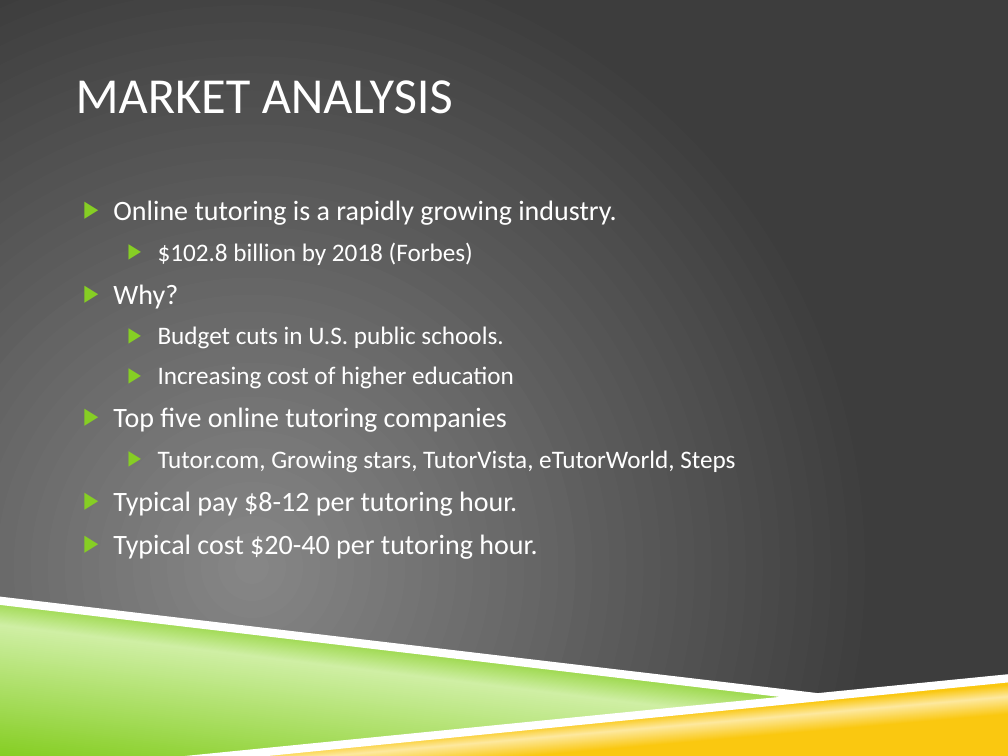
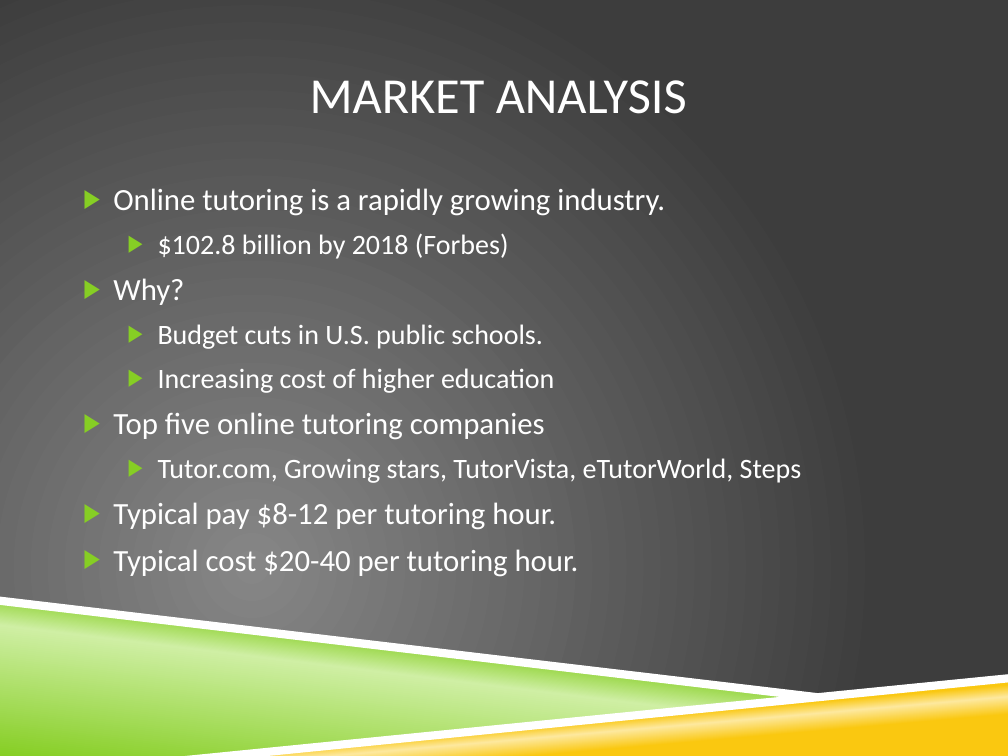
Before and after one commit to razfriman/Snap2Ask, a slide deck: slide 6 of Proposal_Concise.pptx. Drawn at 1008x756 pixels with LibreOffice and Linux fonts; fonts in the diff are those of the drawing; background and template pictures are left out. Boxes give left, top, right and bottom in pixels: in the first picture for what was removed or moved away, otherwise in the second. Text is boxed around its words. In the diff, an @@ line names an element or a change of style, - is before the commit and + after.

Commit message:
bigger font

```diff
--- a/Proposal_Concise.pptx
+++ b/Proposal_Concise.pptx
@@ title "MARKET ANALYSIS" at box(310, 80, 687, 114): alignment left to centre @@
@@ text "Online tutoring is a rapidly ...": place and size @@
-text "Online tutoring is a rapidly ..." at box(113, 200, 735, 559)
+text "Online tutoring is a rapidly ..." at box(113, 188, 802, 576)
@@ text "Online tutoring is a rapidly ..." at box(113, 188, 802, 576): size 20 to 22 pt in "Online tutoring is a rapidly growing industry.", "Why?", "Top five online tutoring companies", "Typical pay $8-12 per tutoring hour." and 1 more places; size 18 to 20 pt in "$102.8 billion by 2018 (Forbes)", "Budget cuts in U.S. public schools.", "Increasing cost of higher education", "Tutor.com, Growing stars, TutorVista, eTutorWorld, Steps"; line spacing 1 to 1.5 @@
```
Also in this commit, not shown: 9 other slides changed.
